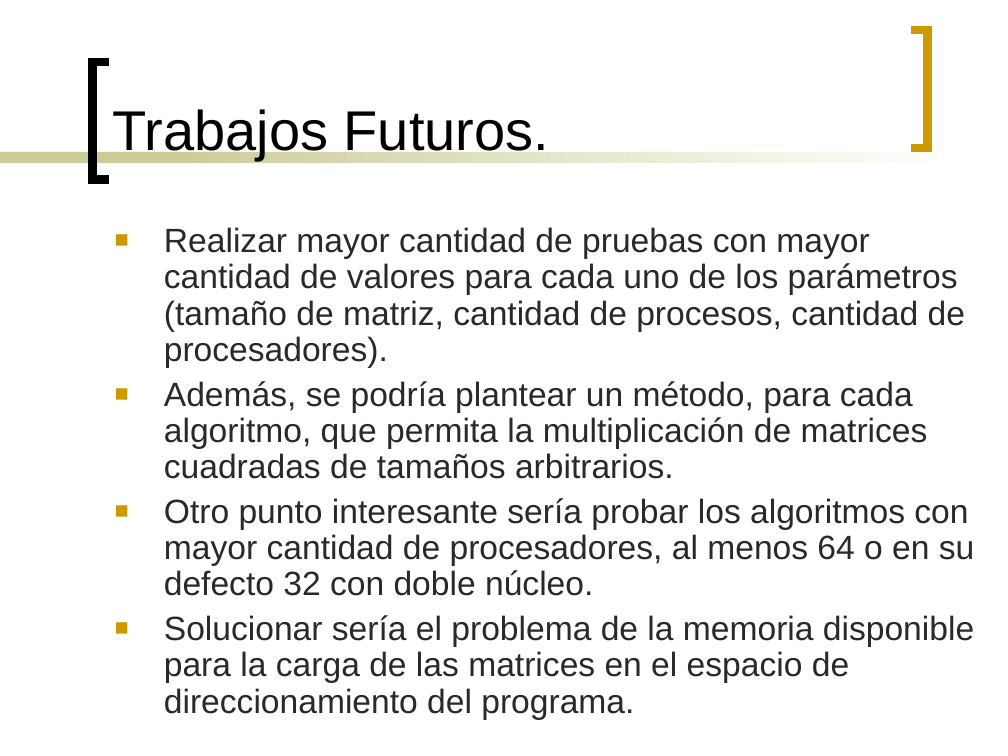
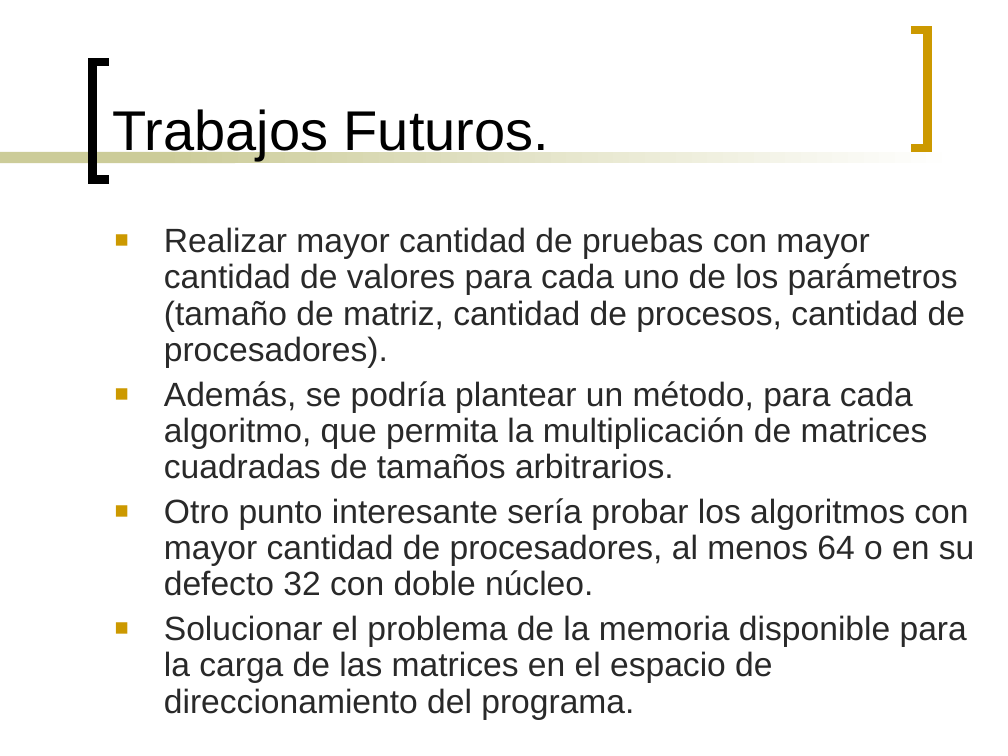
Before and after one commit to ghuttemann/multimat2, a slide deck: slide 28 of mpi/docs/Presentacion-Multimat-MPI.ppt. Drawn at 1008x756 pixels with LibreOffice and Linux fonts; fonts in the diff are those of the drawing. Boxes give left, top, right and bottom in pixels: in the first picture for what was removed or moved away, otherwise in the second. Text is boxed around its words. In the diff, an @@ line names an element or a change of style, - is before the commit and + after.

```diff
--- a/mpi/docs/Presentacion-Multimat-MPI.ppt
+++ b/mpi/docs/Presentacion-Multimat-MPI.ppt
@@ text at (x1=164, y1=615, x2=967, y2=720): text changed @@
-■ Solucionar sería el problema de la memoria disponible para la carga de las matrices en el espacio de direccionamiento del programa.
+■ Solucionar el problema de la memoria disponible para la carga de las matrices en el espacio de direccionamiento del programa.
```
Also in this commit, not shown: 2 other slides changed, 1 slide added, 1 slide removed.
